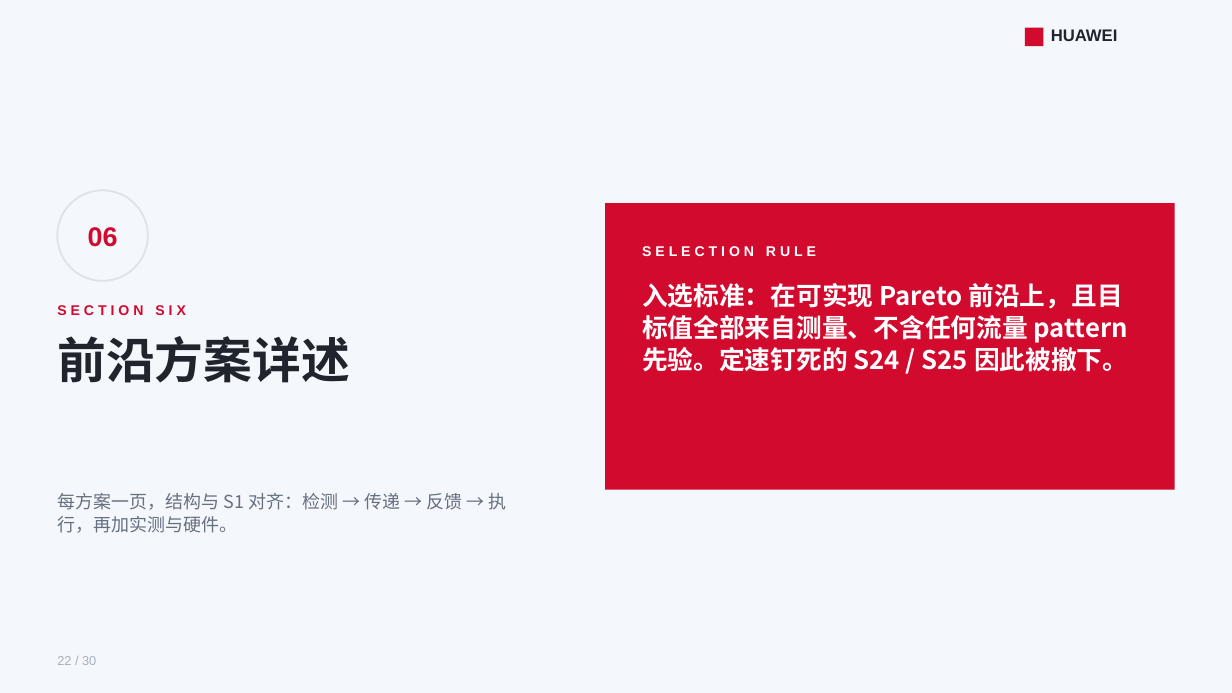
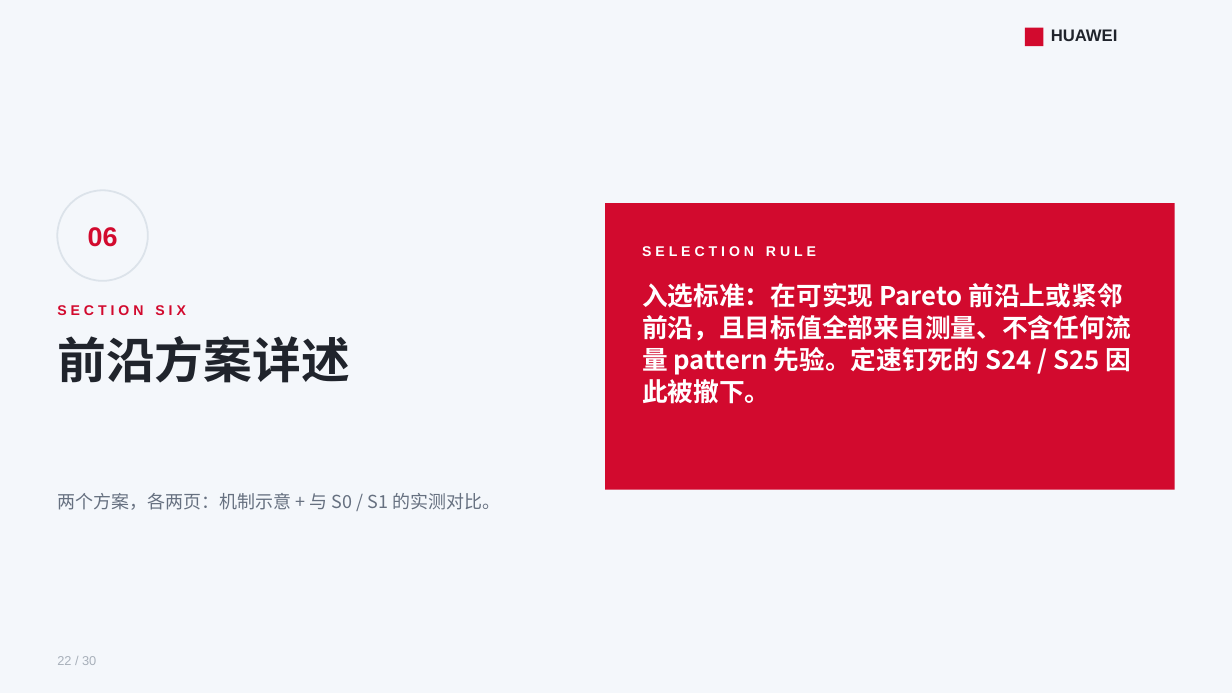
Before and after one commit to lukebest/booksim2, a slide deck: slide 22 of ppt/ring2-write-fairness.pptx. Drawn at 1232x693 pixels with LibreOffice and Linux fonts; fonts in the diff are those of the drawing. Boxes give left, top, right and bottom in pixels: in the first picture for what was removed or moved away, otherwise in the second. Text is boxed around its words. In the diff, an @@ line names an element or a change of style, - is before the commit and + after.

```diff
--- a/ppt/ring2-write-fairness.pptx
+++ b/ppt/ring2-write-fairness.pptx
@@ text at bbox=[642, 283, 1132, 404]: text changed @@
-入选标准：在可实现 Pareto 前沿上，且目标值全部来自测量、不含任何流量 pattern 先验。定速钉死的 S24 / S25 因此被撤下。
+入选标准：在可实现 Pareto 前沿上或紧邻前沿，且目标值全部来自测量、不含任何流量 pattern 先验。定速钉死的 S24 / S25 因此被撤下。
@@ text at bbox=[57, 493, 500, 510]: text changed @@
-每方案一页，结构与 S1 对齐：检测 → 传递 → 反馈 → 执行，再加实测与硬件。
+两个方案，各两页：机制示意 + 与 S0 / S1 的实测对比。
```
Also in this commit, not shown: 24 other slides changed, 2 slides added, 2 slides removed, 46 other files.
